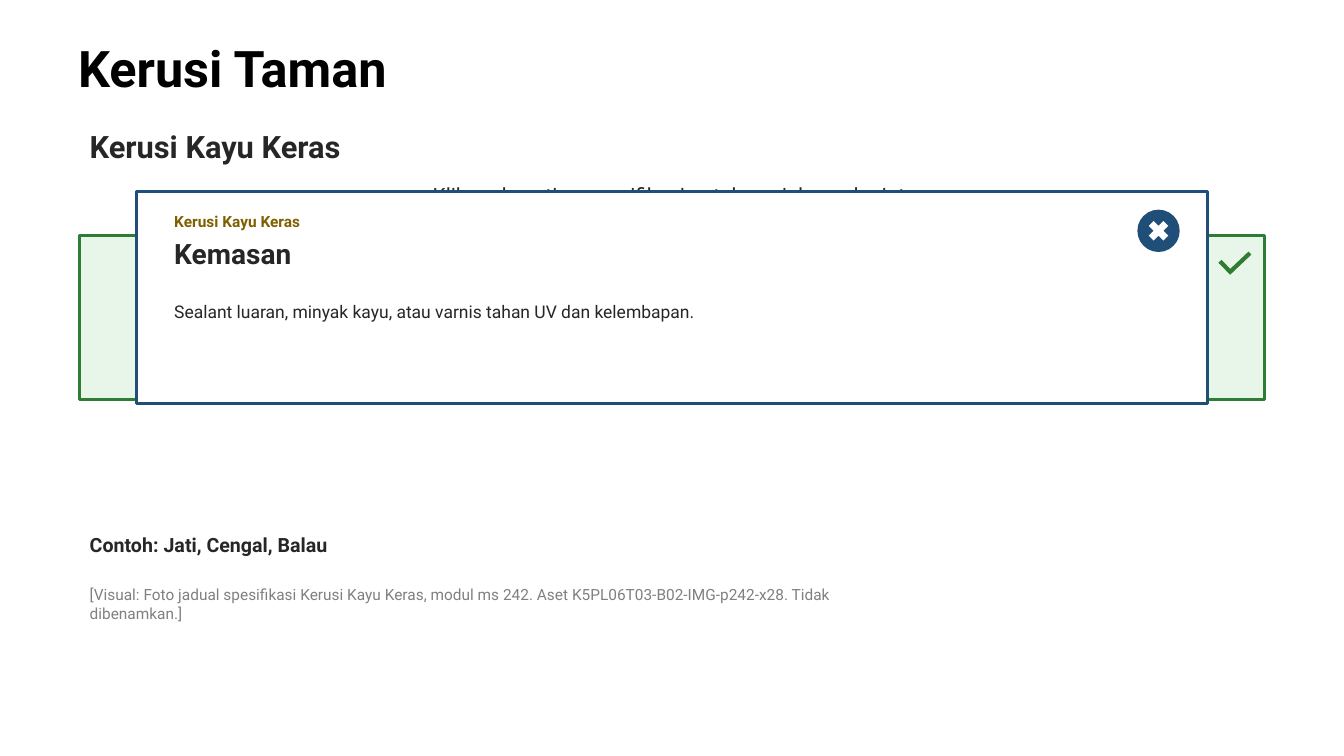
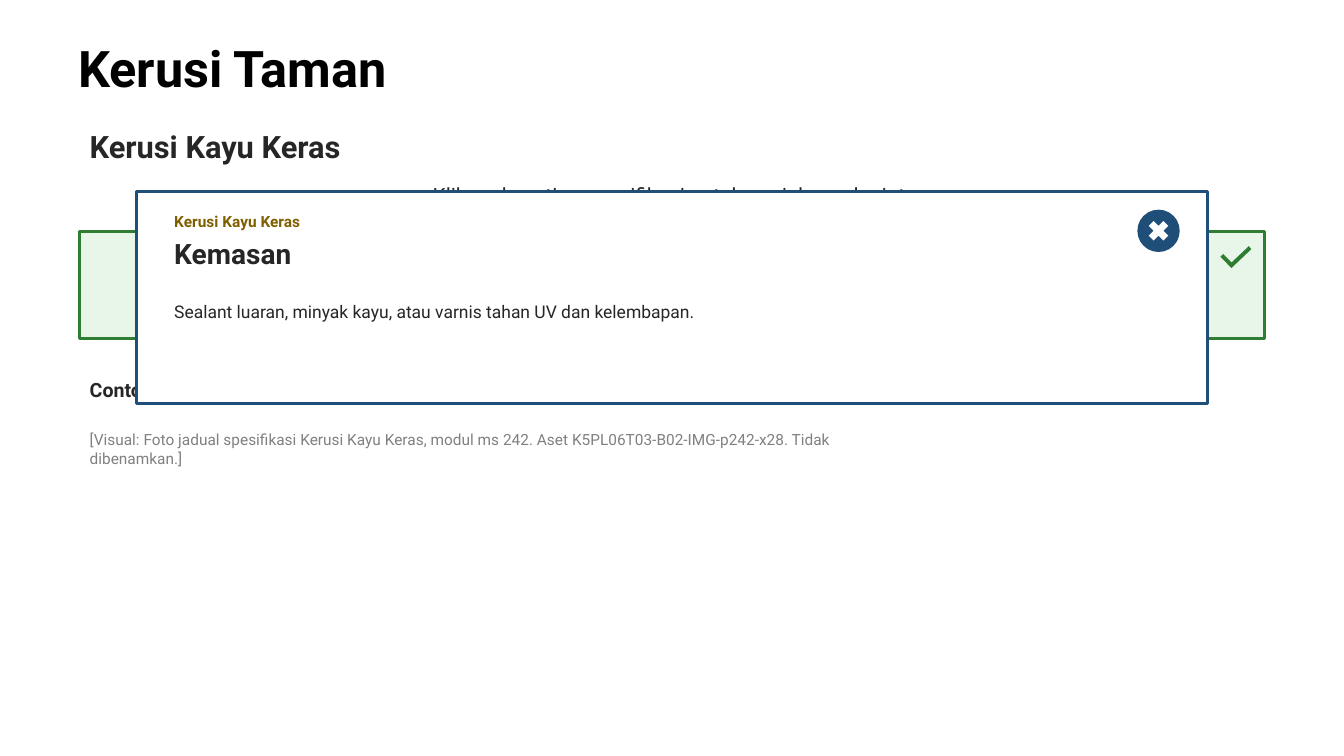
Before and after one commit to fidos777/slide-interaction-layer, a slide deck: slide 20 of reviews/source-completion/K5PL06T03B02_v0_4_THREE_FAMILY_PROOF.pptx. Drawn at 1344x756 pixels with LibreOffice and Linux fonts; fonts in the diff are those of the drawing. Boxes give left, top, right and bottom in pixels: in the first picture for what was removed or moved away, otherwise in the second. Text is boxed around its words. In the diff, an @@ line names an element or a change of style, - is before the commit and + after.

```diff
--- a/reviews/source-completion/K5PL06T03B02_v0_4_THREE_FAMILY_PROOF.pptx
+++ b/reviews/source-completion/K5PL06T03B02_v0_4_THREE_FAMILY_PROOF.pptx
@@ rectangle: place and size @@
-rectangle at (80, 236, 346, 399)
+rectangle at (80, 232, 344, 339)
@@ rectangle: place and size @@
-rectangle at (998, 236, 1264, 399)
+rectangle at (1000, 232, 1264, 339)
@@ freeform shape: place and size @@
-freeform shape at (1218, 246, 1252, 280)
+freeform shape at (1220, 241, 1252, 273)
@@ text "Contoh: Jati, Cengal, Balau" rewrapped from (90, 537, 328, 556) to (90, 379, 328, 403) @@
@@ text "[Visual: Foto jadual spesifikasi Kerusi ...": place and size @@
-text "[Visual: Foto jadual spesifikasi Kerusi ..." at (90, 587, 830, 622)
+text "[Visual: Foto jadual spesifikasi Kerusi ..." at (90, 432, 830, 467)
```
Also in this commit, not shown: 15 other slides changed, 14 other files.
